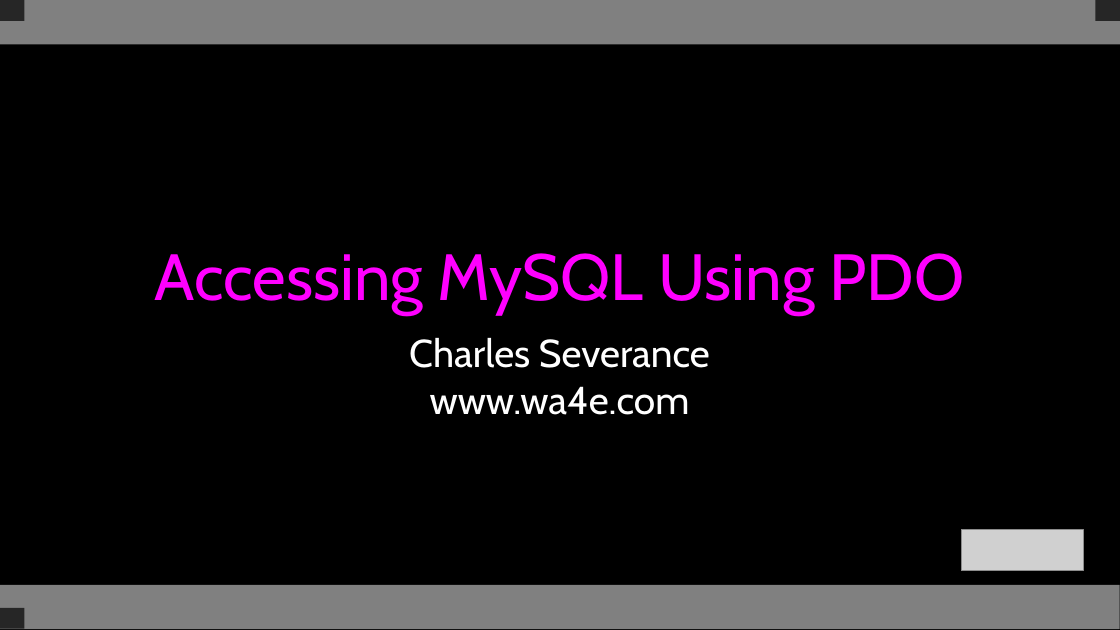
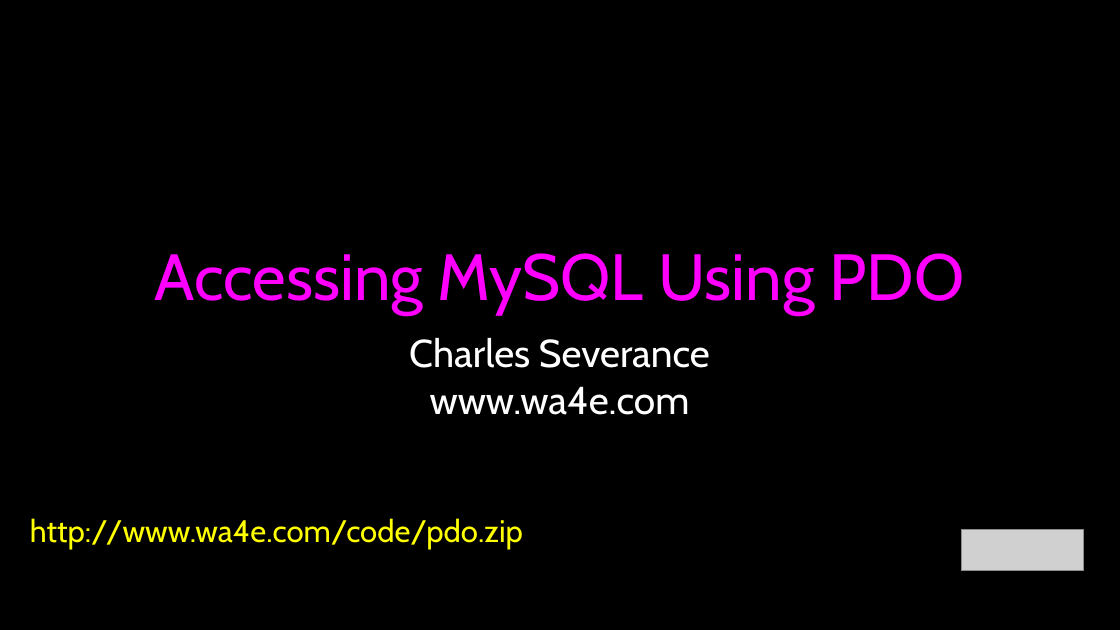
Before and after one commit to csev/wa4e, a slide deck: slide 1 of lectures/PHP-08-MySQL-PDO.ppt. Drawn at 1120x630 pixels with LibreOffice and Linux fonts; fonts in the diff are those of the drawing; grey boxes stand for pictures. Boxes give left, top, right and bottom in pixels: in the first picture for what was removed or moved away, otherwise in the second. Text is boxed around its words. In the diff, an @@ line names an element or a change of style, - is before the commit and + after.

Commit message:
Tweaks

```diff
--- a/lectures/PHP-08-MySQL-PDO.ppt
+++ b/lectures/PHP-08-MySQL-PDO.ppt
@@ rectangle removed at <box>0,0,1120,45</box> @@
@@ rectangle removed at <box>0,0,25,21</box> @@
@@ rectangle removed at <box>1095,0,1120,21</box> @@
@@ text added at <box>30,518,523,549</box>, 20 pt, text #FFFF00 @@
+http://www.wa4e.com/code/pdo.zip
@@ rectangle removed at <box>0,585,1120,629</box> @@
@@ rectangle removed at <box>0,608,25,629</box> @@
```
Also in this commit, not shown: 48 other slides changed.
